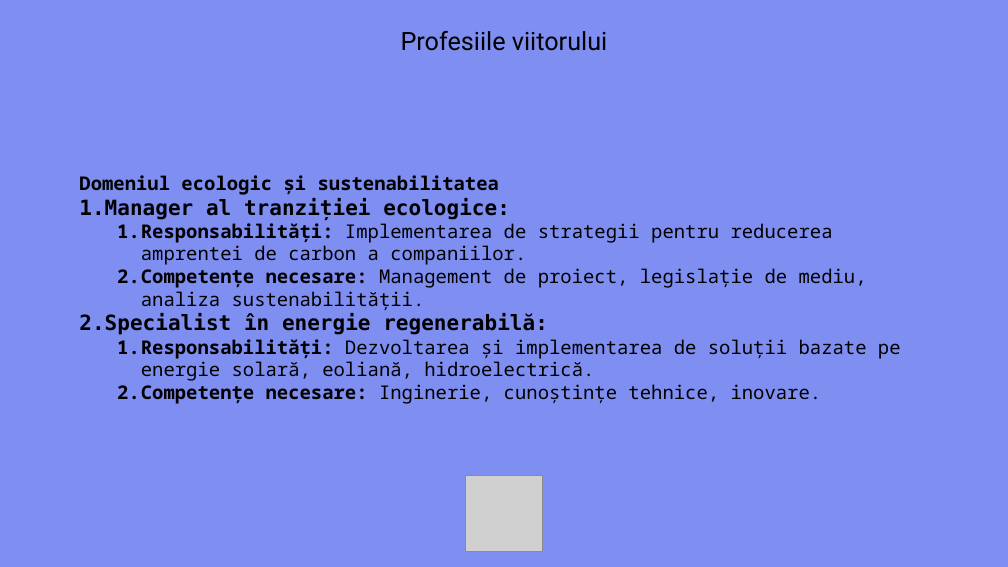
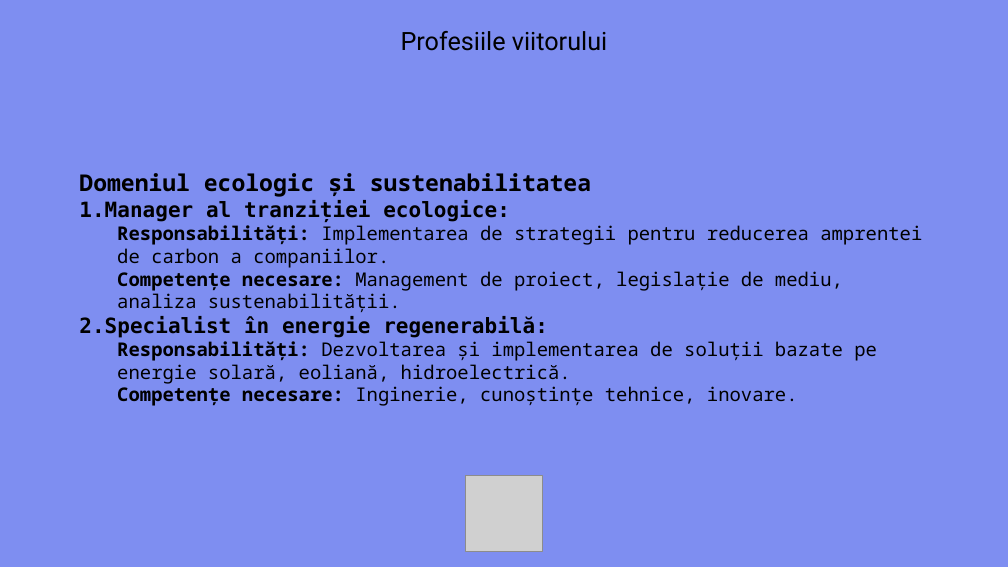
Before and after one commit to Fork0n/future-job, a slide deck: slide 9 of pptx/asterisk.pptx. Drawn at 1008x567 pixels with LibreOffice and Linux fonts; fonts in the diff are those of the drawing; grey boxes stand for pictures; background and template pictures are left out. Boxes give left, top, right and bottom in pixels: in the first picture for what was removed or moved away, otherwise in the second. Text is boxed around its words. In the diff, an @@ line names an element or a change of style, - is before the commit and + after.

```diff
--- a/pptx/asterisk.pptx
+++ b/pptx/asterisk.pptx
@@ text at box(79, 173, 922, 406): size 18 to 22 pt in "Domeniul ecologic și sustenabilitatea"; bullet 1. to none @@
```
Also in this commit, not shown: 8 other slides changed.
